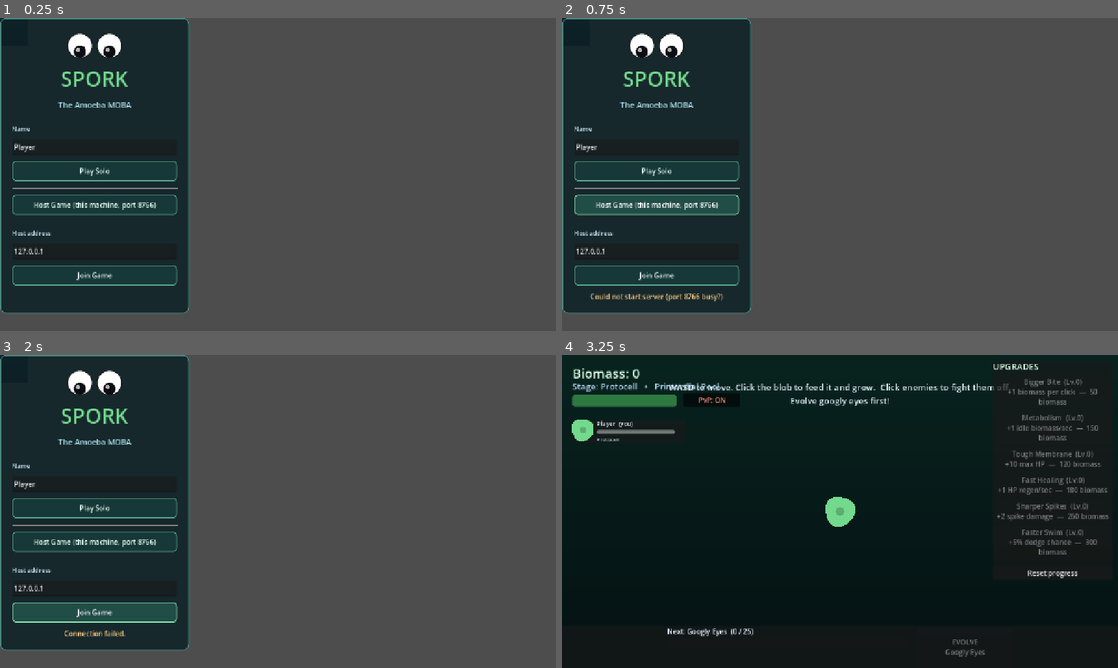
Above: before the commit, frames 1-4 (two rows, left to right).
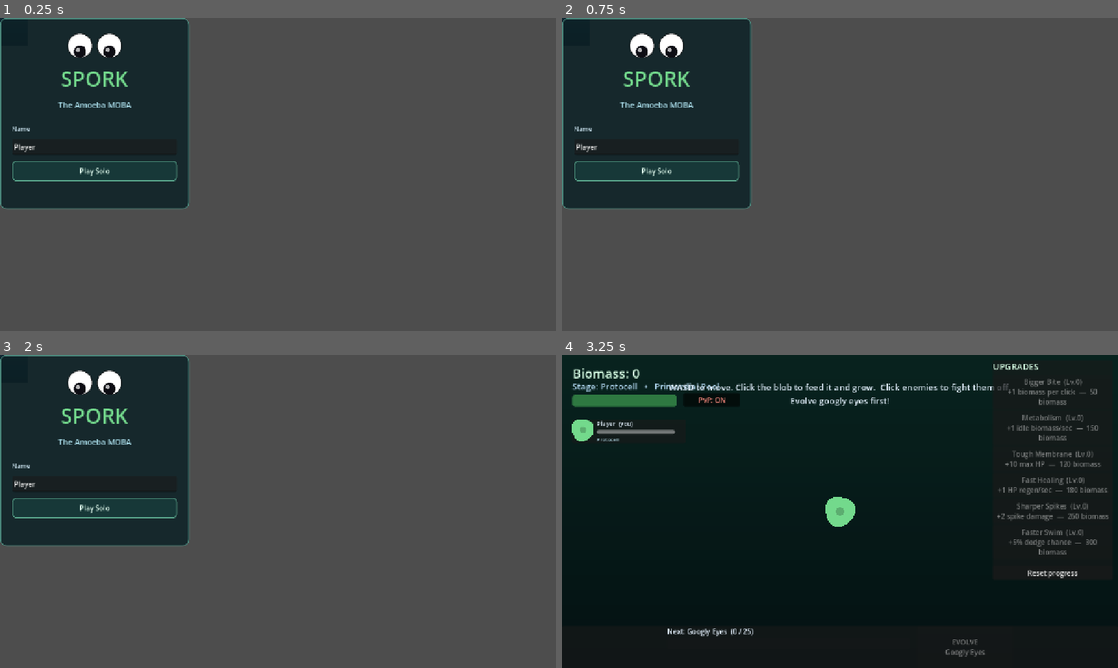
Above: after the commit, the same moments.

Repository: mjduke420/spork
Game: Godot game, scene res://scenes/menu.tscn
Same seed, same stepped clock (60 frames per second), same inputs: the game is played once before the commit and once after it.
Inputs (mouse positions are in pixels of both pictures, inside the frame that each line leads up to):
- Up to frame 1 (0.25 s): no input
- Up to frame 2 (0.75 s): click (656, 205) at 0.5 s, where only the run before the commit has a clickable "Host Game (this machine, port…"
- Up to frame 3 (2 s): click (94, 611) at 1.25 s, where only the run before the commit has a clickable "Join Game"
- Up to frame 4 (3.25 s): click "Play Solo" at 2 s; click "PvP: OFF" at 2.75 s

The runs differ from the first frame. In frame 1, 12% of the frame differs, in the area x 0-34%, y 54-95%; in frame 2, 13%; in frame 3, 12%; in frame 4, less than 0.1%.

Commit message:
feat: desktop menu is Solo-only, multiplayer lives in Docker
Removed the desktop Host Game / Join Game (address field) UI now that
Portainer/Docker is the real host — there's no listen-server or manual
IP entry to offer anymore. The Web export (served by that same Docker
deployment) keeps its one-click "Play", which still auto-derives the
server address from the page via Caddy's /ws proxy.

Diff:
--- a/scripts/menu.gd
+++ b/scripts/menu.gd
@@ -1,9 +1,10 @@
 extends Control
 
-## Host/Join/Solo menu — gates scenes/main.tscn. Mirrors godot-rpg's name-entry +
-## Host/Join flow. "Play Solo" needs no Net call at all: GameState already seeds a
-## local PlayerState on boot, so going straight to main.tscn is the same
-## single-player experience the game has always had.
+## Entry menu — gates scenes/main.tscn. Desktop is Solo-only; multiplayer is
+## hosted entirely via Docker/Portainer (see DOCKER.md), reached through the Web
+## export's one-click "Play". "Play Solo" needs no Net call at all: GameState
+## already seeds a local PlayerState on boot, so going straight to main.tscn is
+## the same single-player experience the game has always had.
 
 const MAIN_SCENE := "res://scenes/main.tscn"
 const GooglyEye := preload("res://scripts/googly_eye.gd")
@@ -17,9 +18,7 @@
 const EYE_VIEWPORT_SIZE := Vector2i(150, 64)
 
 var _name_field: LineEdit
-var _ip_field: LineEdit
 var _status: Label
-var _host_btn: Button
 var _join_btn: Button
 
 func _ready() -> void:
@@ -39,8 +38,8 @@
 	_build_background()
 
 	# CenterContainer (not a raw anchor preset on the box itself) keeps the card
-	# truly centered regardless of its size, including as it grows/shrinks when
-	# the Host/IP fields hide on web.
+	# truly centered regardless of its size, including the desktop/web difference
+	# below (desktop is Solo-only; web adds a "Play" button).
 	var center := CenterContainer.new()
 	center.set_anchors_preset(Control.PRESET_FULL_RECT)
 	add_child(center)
@@ -78,36 +77,16 @@
 	solo_btn.pressed.connect(_on_solo_pressed)
 	box.add_child(solo_btn)
 
-	box.add_child(HSeparator.new())
-
-	_host_btn = _styled_button("Host Game (this machine, port %d)" % Net.PORT)
-	_host_btn.pressed.connect(_on_host_pressed)
-	box.add_child(_host_btn)
-
-	box.add_child(HSeparator.new())
-
-	var ip_label := Label.new()
-	ip_label.text = "Host address"
-	ip_label.add_theme_font_size_override("font_size", 14)
-	ip_label.add_theme_color_override("font_color", Color(0.8, 0.9, 0.95))
-	box.add_child(ip_label)
-	_ip_field = LineEdit.new()
-	_ip_field.text = "127.0.0.1"
-	_ip_field.custom_minimum_size = Vector2(0, 36)
-	box.add_child(_ip_field)
-
-	_join_btn = _styled_button("Join Game")
-	_join_btn.pressed.connect(_on_join_pressed)
-	box.add_child(_join_btn)
-
-	# In a browser the server is whatever host served the page (via Caddy's /ws
-	# proxy, see Caddyfile) — there's nothing to "host" locally and no address to
-	# type, so collapse straight to a one-click "Play".
+	# Multiplayer is hosted entirely via Docker/Portainer now (see DOCKER.md) —
+	# there's no desktop "Host Game" listen-server anymore, and no manual address
+	# to join by hand. The Web export (served by that same Docker deployment) is
+	# the only build that needs a join path, and it derives the server address
+	# from the page itself via Caddy's /ws proxy, so it's a single click.
 	if OS.has_feature("web"):
-		_host_btn.visible = false
-		ip_label.visible = false
-		_ip_field.visible = false
-		_join_btn.text = "Play"
+		box.add_child(HSeparator.new())
+		_join_btn = _styled_button("Play")
+		_join_btn.pressed.connect(_on_join_pressed)
+		box.add_child(_join_btn)
 
 	_status = Label.new()
 	_status.horizontal_alignment = HORIZONTAL_ALIGNMENT_CENTER
@@ -204,20 +183,12 @@
 	GameState.local.player_name = _player_name()
 	get_tree().change_scene_to_file(MAIN_SCENE)
 
-func _on_host_pressed() -> void:
-	_status.text = ""
-	if Net.host_game(_player_name()):
-		get_tree().change_scene_to_file(MAIN_SCENE)
-	else:
-		_status.text = "Could not start server (port %d busy?)" % Net.PORT
-
 func _on_join_pressed() -> void:
 	_status.text = "Connecting..."
 	_join_btn.disabled = true
 	Net.joined_ok.connect(_on_join_ok, CONNECT_ONE_SHOT)
 	Net.connection_failed.connect(_on_join_failed, CONNECT_ONE_SHOT)
-	var target: String = _web_server_url() if OS.has_feature("web") else _ip_field.text
-	if not Net.join_game(target, _player_name()):
+	if not Net.join_game(_web_server_url(), _player_name()):
 		_on_join_failed()
 
 func _on_join_ok() -> void:
